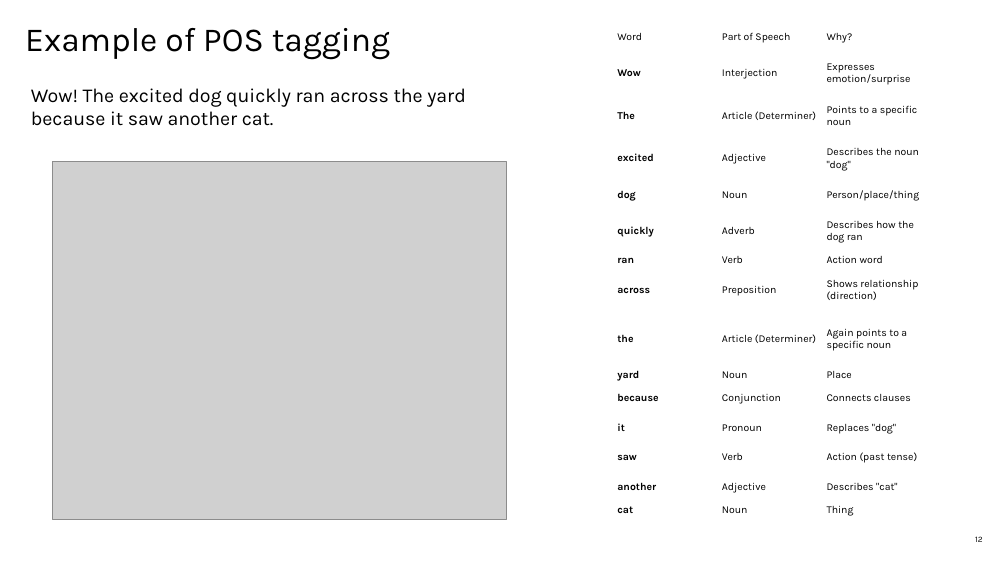
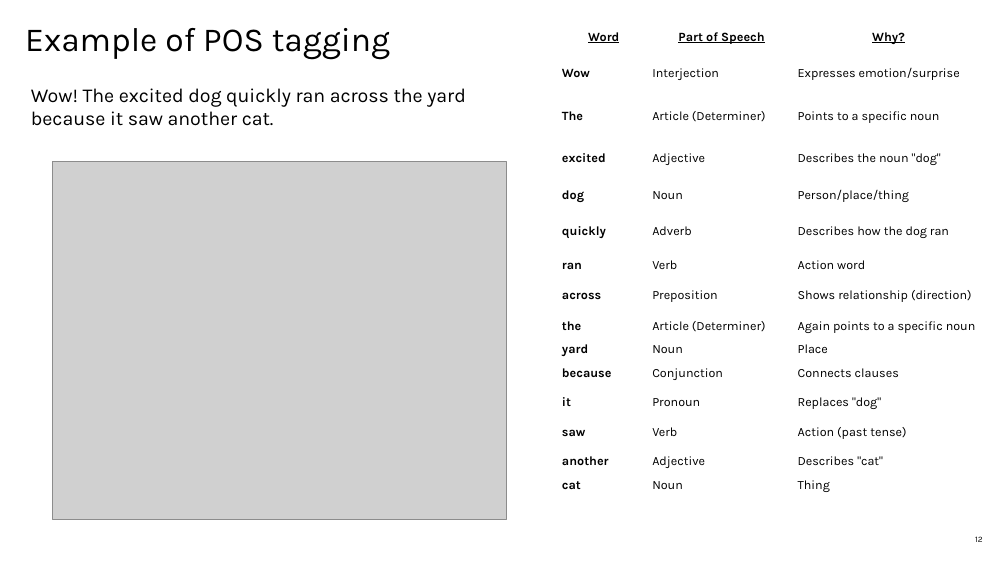
Before and after one commit to apischdo/saintpeters, a slide deck: slide 12 of NLP_Steps.pptx. Drawn at 1008x567 pixels with LibreOffice and Linux fonts; fonts in the diff are those of the drawing; grey boxes stand for pictures. Boxes give left, top, right and bottom in pixels: in the first picture for what was removed or moved away, otherwise in the second. Text is boxed around its words. In the diff, an @@ line names an element or a change of style, - is before the commit and + after.

```diff
--- a/NLP_Steps.pptx
+++ b/NLP_Steps.pptx
@@ table at [559,22,982,496] @@
@@ size 10 to 12 pt @@
@@ bold on, underline on in "Word", "Part of Speech", "Why?" @@
@@ alignment left to centre @@
@@ line spacing 1 to 14.4pt @@
@@ table: place and size @@
-table at [614,22,927,520]
+table at [559,22,982,496]
```
Also in this commit, not shown: 10 other slides changed.
